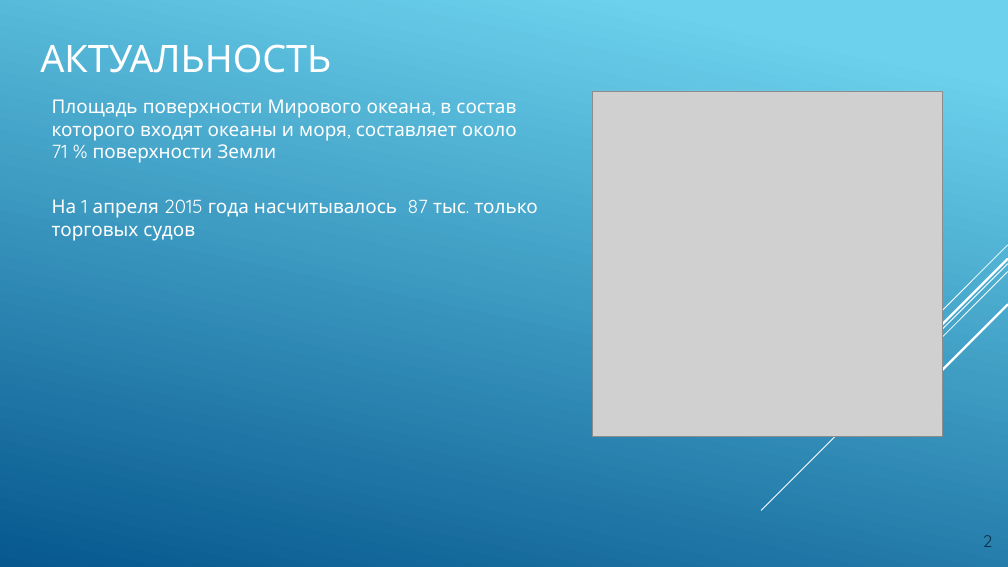
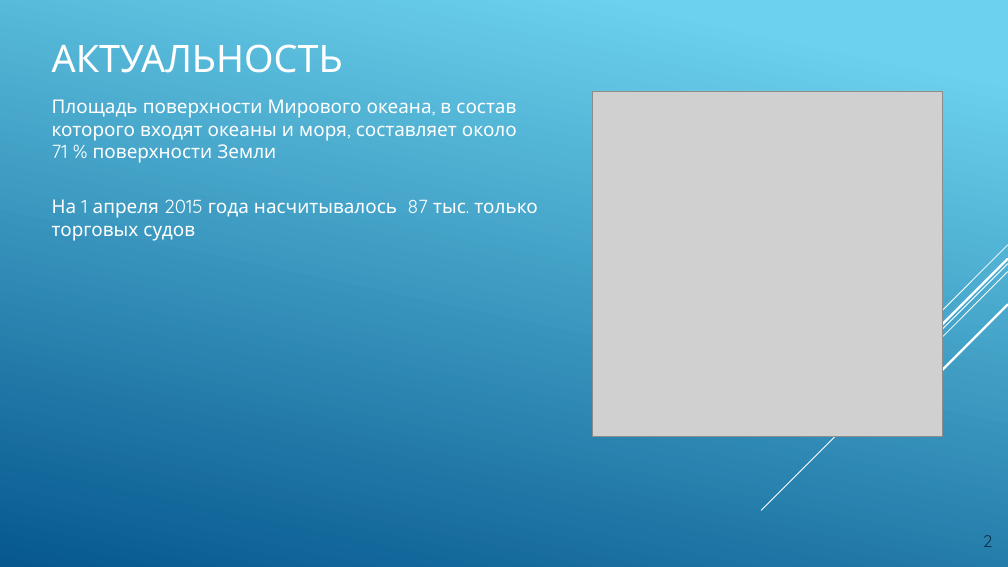
Before and after one commit to JacKira/Airbus_ship_detection, a slide deck: slide 2 of Отчет/ВКР презентация.pptx. Drawn at 1008x567 pixels with LibreOffice and Linux fonts; fonts in the diff are those of the drawing; grey boxes stand for pictures. Boxes give left, top, right and bottom in pixels: in the first picture for what was removed or moved away, otherwise in the second. Text is boxed around its words. In the diff, an @@ line names an element or a change of style, - is before the commit and + after.

```diff
--- a/Отчет/ВКР презентация.pptx
+++ b/Отчет/ВКР презентация.pptx
@@ title "АКТУАЛЬНОСТЬ": place and size @@
-title "АКТУАЛЬНОСТЬ" at [40,44,331,73]
+title "АКТУАЛЬНОСТЬ" at [52,44,343,73]
```
Also in this commit, not shown: 7 other slides changed, 4 slides added, 1 other file.
